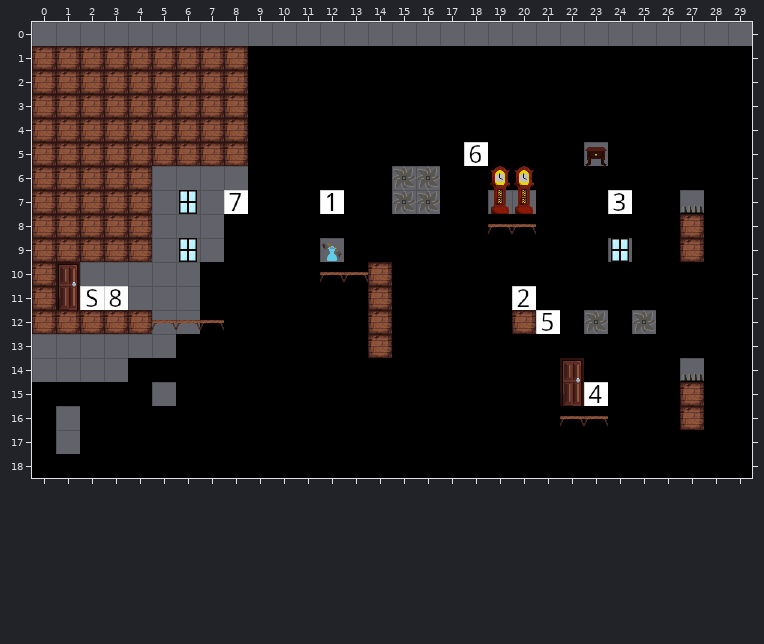
An edit to a level. Tiled map, editor/Intro.tmx. The picture above was drawn from the file before the commit.
Cells are 32x32 px. Shown: x 0..29, y 0..18. The old version is drawn lined up with the new one.
Once edited:
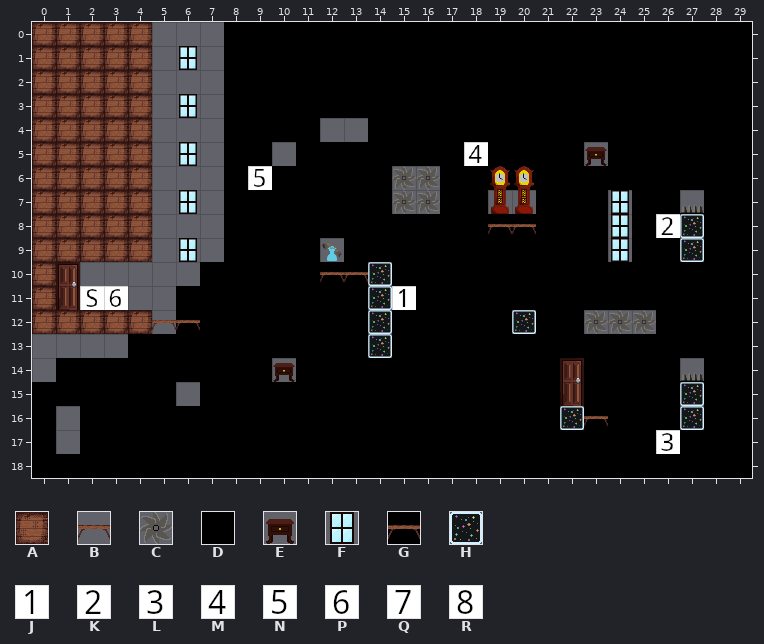
Key: from "Base": A 1 "block", B 2 "plat", C 3 "saw", D 6 "noJar", E 20 "drawer", F 22 "window", G 25 "platDark", H 26 "bonus", J 100 "1", K 101 "2", L 102 "3", M 103 "4", N 104 "5", P 105 "6", Q 106 "7", R 107 "8".
_ is an empty cell, . an unchanged one.
From the commit log: Add bonus stage blocks, finish first 2 bonus levels
From old to new:
map size 30x18 -> 30x19 cells (old content now starts at 0,1; both pictures use the new coordinates)
--- layer "Tile Layer 1"
@@ x 0..29 @@
- 0 _____...______________________
- 1 .....AAAA.....................
- 2 .....AAAA.....................
- 3 .....AAAA.....................
- 4 .....AAAA...DD................
- 5 .....AAAA.D.......P...........
- 6 ........_D....................
- 7 ........Q...J...........L.....
- 8 ........................D.DA..
- 9 ...........................A..
-10 ..............A...............
-11 ...R.._.......AD....K.........
-12 ......BG......A.....AN..D.....
-13 ....__........A...............
-14 .___......D...................
-15 ....._D................M...A..
-16 ......................G....A..
-17 ..........................D...
+ 0 AAAAA...DDDDDDDDDDDDDDDDDDDDDD
+ 1 ....._F_D.....................
+ 2 .....___D.....................
+ 3 ....._F_D.....................
+ 4 .....___D...__................
+ 5 ....._F_D._.......M...........
+ 6 ........DN....................
+ 7 ........D...D...........F.....
+ 8 ........................F.KH..
+ 9 ...........................H..
+10 ..............H...............
+11 ...P..D.......HJ....D.........
+12 ......GD......H.....HD..C.....
+13 ....DD........H...............
+14 .DDD......E...................
+15 .....D_................D...H..
+16 ......................H....H..
+17 ..........................L...
